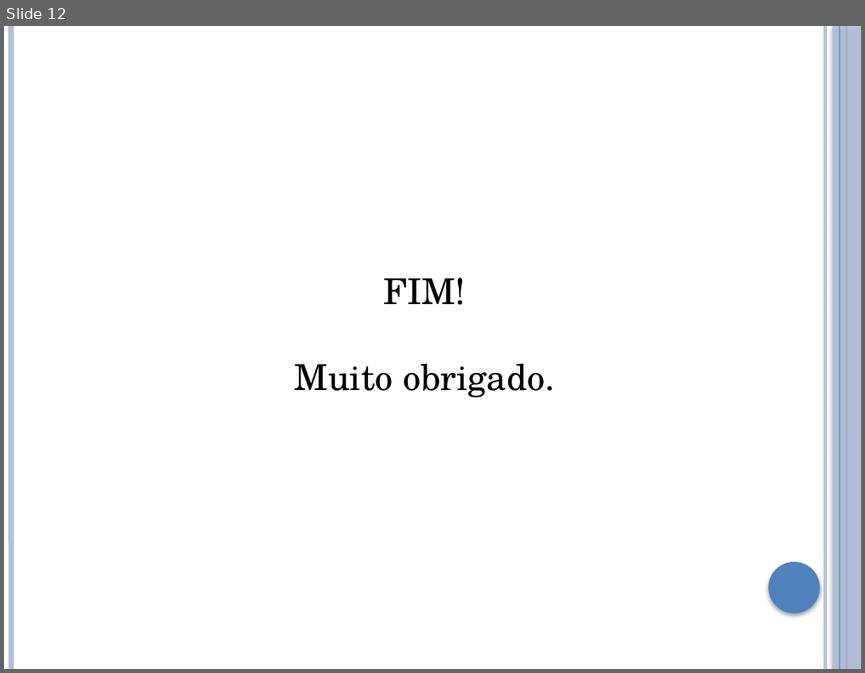
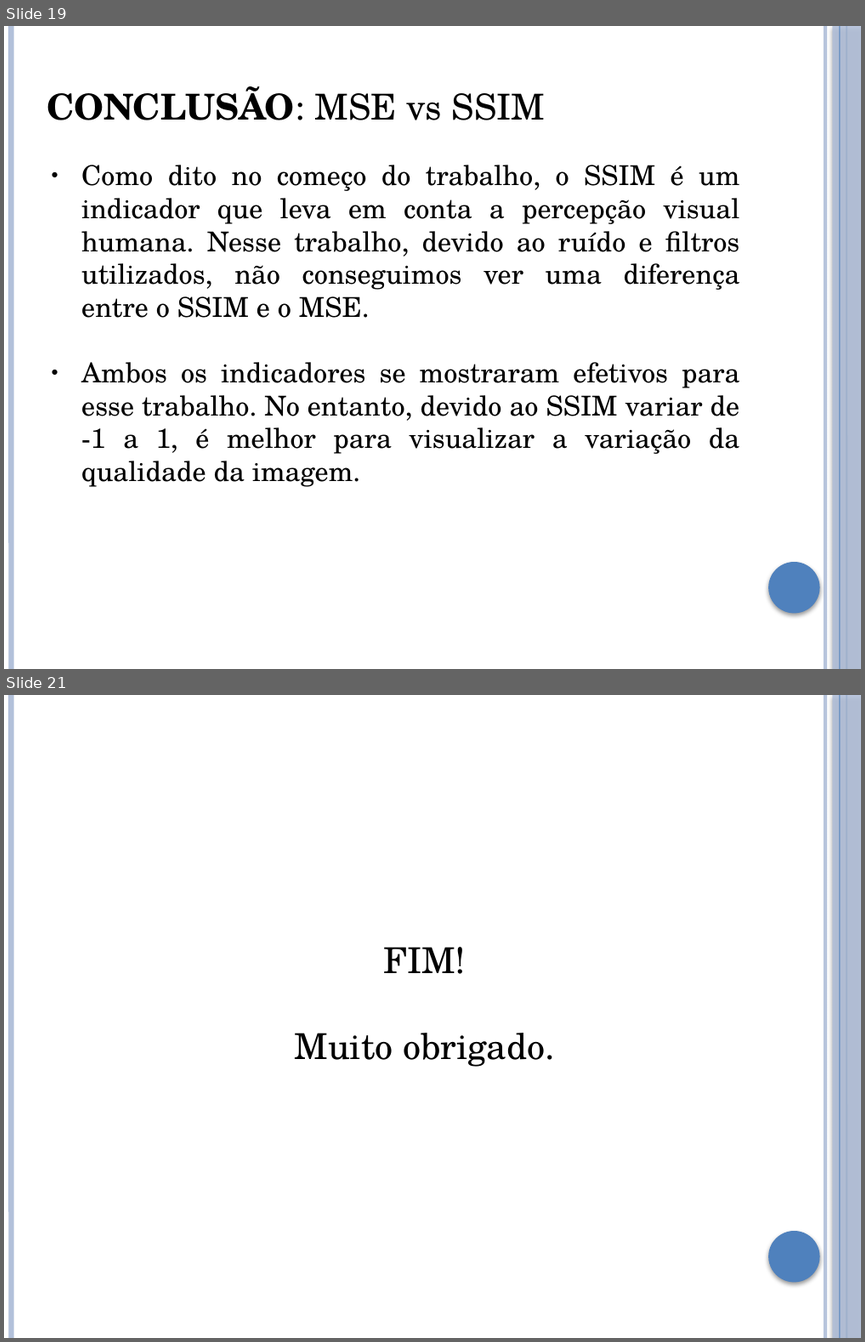
Before and after one commit to brunoliveira8/pdi, a slide deck: trabalho 3/apresentacao.pptx. Shown one above the other, each under a label of ours: slide 12 before the commit, slides 19 and 21 after it; the slides between them are not shown. The pictures are 865x673 and 865x1342 pixels, drawn with LibreOffice and Linux fonts; fonts in the diff are those of the drawing. Boxes give left, top, right and bottom in pixels: in the first picture for what was removed or moved away, otherwise in the second. Text is boxed around its words. In the diff, an @@ line names an element or a change of style, - is before the commit and + after.

Commit message:
Fim do trabalho 3

```diff
--- a/trabalho 3/apresentacao.pptx
+++ b/trabalho 3/apresentacao.pptx
@@ slide 19 added at (4,26,861,669), background #FFFFFF; not listed: 6 template elements that a slide beside it also shows @@
@@ text added at (46,86,545,120), 30 pt, text #000000 @@
+CONCLUSÃO: MSE vs SSIM
@@ text added at (81,165,740,487), 23 pt, text #000000 @@
+● Como dito no começo do trabalho, o SSIM é um indicador que leva em conta a percepção visual humana. Nesse trabalho, devido ao ruído e filtros utilizados, não conseguimos ver uma diferença entre o SSIM e o MSE.
+● Ambos os indicadores se mostraram efetivos para esse trabalho. No entanto, devido ao SSIM variar de -1 a 1, é melhor para visualizar a variação da qualidade da imagem.
@@ what was slide 12 is now slide 21 @@
```
Also in this commit, not shown: 8 slides changed, 10 other slides added, 2 slides removed, 13 other files.
